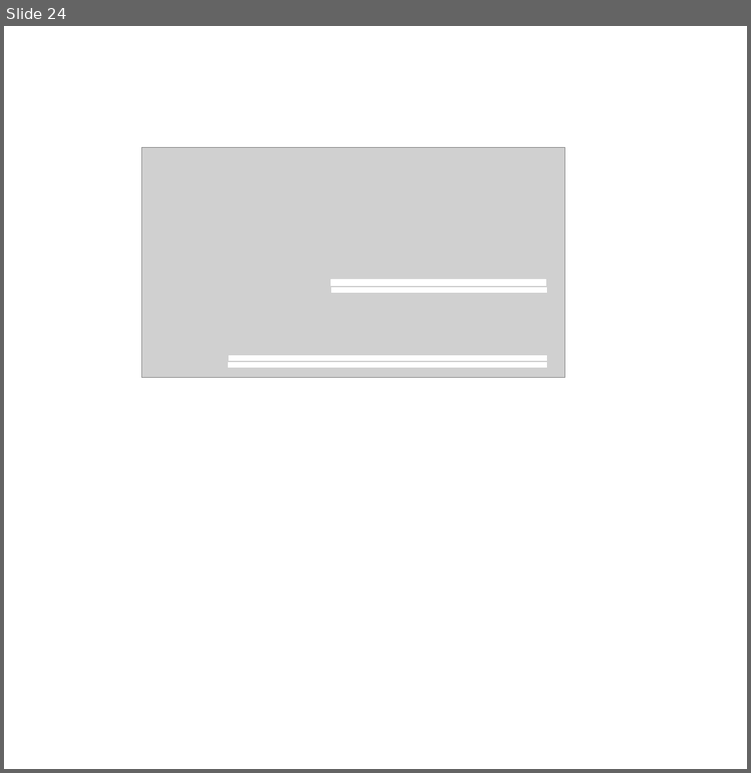
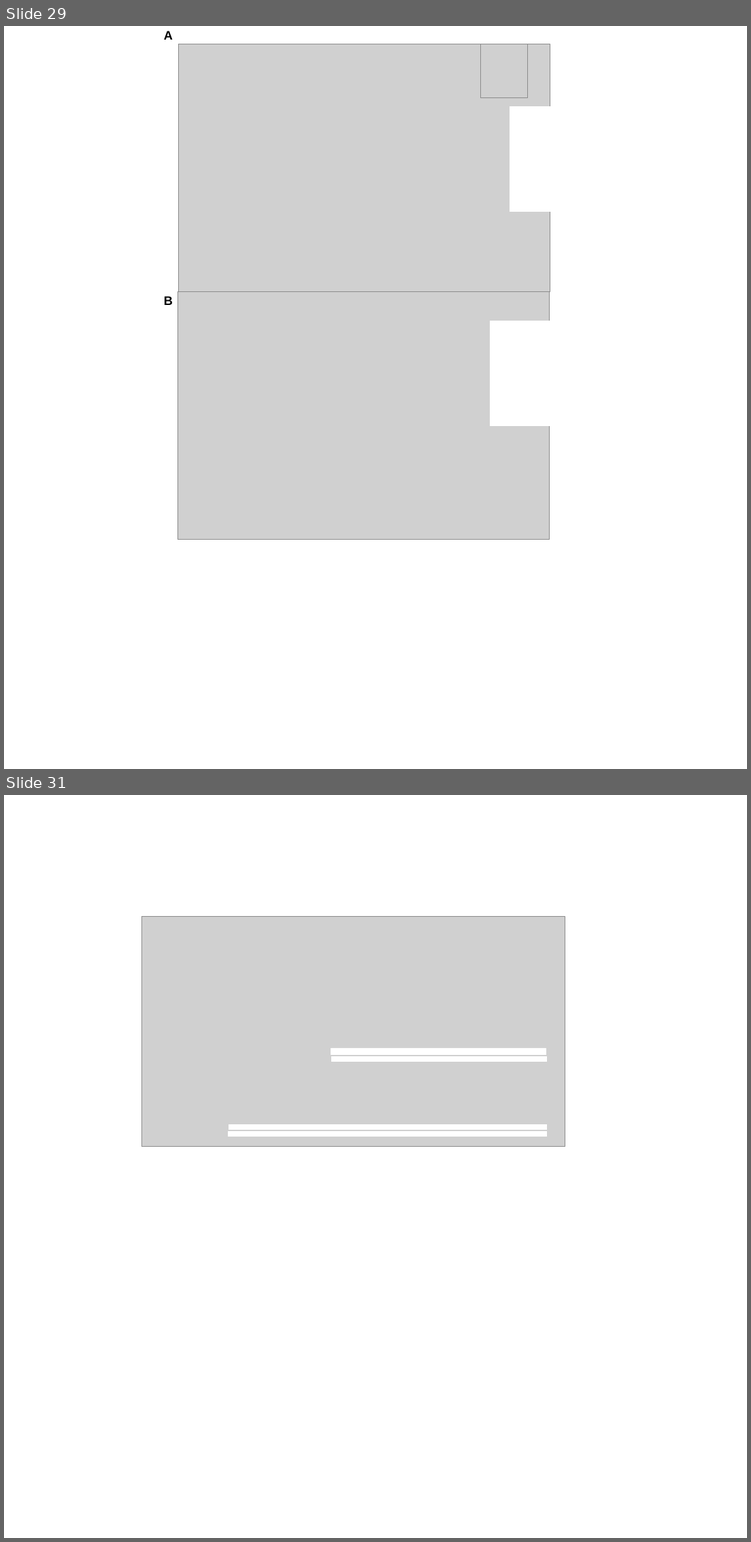
Before and after one commit to jon-mah/demo_for_ccgb, a slide deck: Summary/figures.pptx. Shown one above the other, each under a label of ours: slide 24 before the commit, slides 29 and 31 after it; the slides between them are not shown. The pictures are 751x773 and 751x1542 pixels, drawn with LibreOffice and Linux fonts; fonts in the diff are those of the drawing; grey boxes stand for pictures. Boxes give left, top, right and bottom in pixels: in the first picture for what was removed or moved away, otherwise in the second. Text is boxed around its words. In the diff, an @@ line names an element or a change of style, - is before the commit and + after.

```diff
--- a/Summary/figures.pptx
+++ b/Summary/figures.pptx
@@ slide 29 added at [4,26,747,769], background #FFFFFF @@
@@ text added at [164,31,173,40], 30 pt, text #000000, bold @@
+A
@@ picture added at [178,44,549,291] @@
@@ picture added at [480,44,527,98] @@
@@ rectangle added at [510,106,594,212], fill #FFFFFF, outline #FFFFFF 1 pt @@
@@ text added at [164,296,173,305], 30 pt, text #000000, bold @@
+B
@@ picture added at [177,291,549,539] @@
@@ rectangle added at [490,320,573,425], fill #FFFFFF, outline #FFFFFF 1 pt @@
@@ what was slide 24 is now slide 31 @@
```
Also in this commit, not shown: 3 slides changed, 20 other slides added, 7 slides removed, 8 other files.
